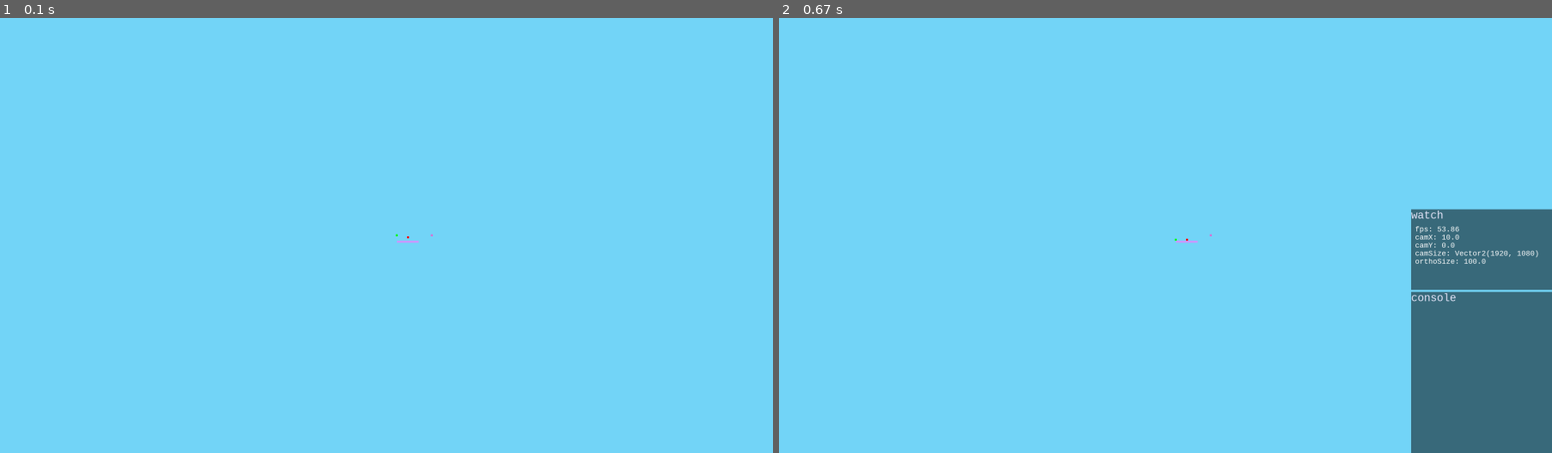
Above: before the commit, frames 1-2 (left to right).
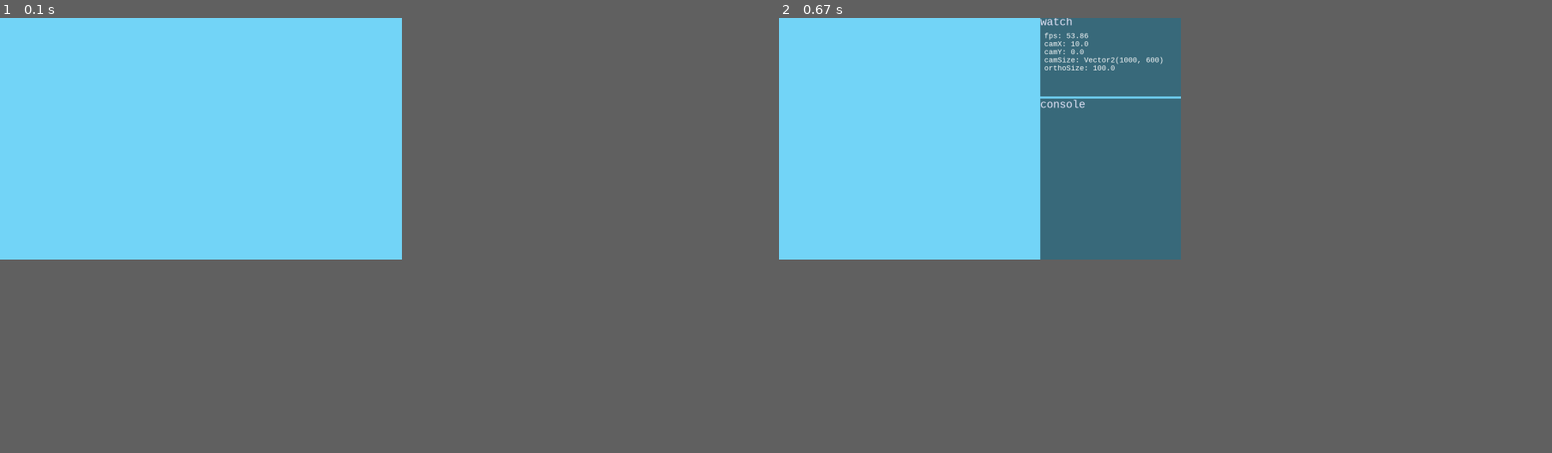
Above: after the commit, the same moments.

Repository: AchoDev/Lumina-Engine
Game: pygame game, started from test2.py
Two runs of this game, one before a commit and one after it. Both use one fixed random seed, a clock stepped at 60 frames per second and the inputs below.
Inputs:
- Up to frame 1 (0.1 s): no input
- Up to frame 2 (0.67 s): tap 0 at 0.33 s
The window is 900x506 before the commit and 468x281 after it. Grey fills any space a smaller window leaves; there, only what the larger window draws over its background counts as a difference.

The runs differ from the first frame. In frame 1, less than 0.1% of the frame differs, in the area x 51-56%, y 49-52%; in frame 2, 20%, in the area x 33-100%, y 0-100%.

Commit message:
added editor handles

Diff:
--- a/Scene.py
+++ b/Scene.py
@@ -92,7 +92,7 @@
 
         if(self.__previous_mouse_pos != None):
             current_mouse = Input.get_mouse_pos()
-            self.camera.transform.position += (current_mouse - self.__previous_mouse_pos) * (self.camera.orthographic_size / self.camera.transform.width)
+            self.camera.transform.position -= (current_mouse - self.__previous_mouse_pos) * (self.camera.orthographic_size / self.camera.transform.width)
 
         if(Input.get_mouse()[2]):
             self.__previous_mouse_pos = Input.get_mouse_pos()
--- a/cls/Camera.py
+++ b/cls/Camera.py
@@ -19,7 +19,7 @@
         pixel_per_meter = self.transform.height / (self.orthographic_size * 2)
 
         winPosX = pos.x / pixel_per_meter + self.transform.x
-        print(pos.x / pixel_per_meter, self.transform.x)
+        # print(pos.x / pixel_per_meter, self.transform.x)
 
         # winPosX = ((pos.x - self.transform.width / 2) / self.transform.width) * self.orthographic_size - self.transform.x
 
--- /dev/null
+++ b/cls/Triangle.py
@@ -0,0 +1,18 @@
+
+import pygame
+from .GameObject import GameObject
+
+class Triangle(GameObject):
+    def __init__(self, xPos=0, yPos=0, width=1, height=1, color=(0, 0, 0)):
+        super().__init__(xPos, yPos, width, height)
+        self.color = color
+        self.name = 'Triangle'
+
+    def get_points(self):
+        return [(self.transform.x, self.transform.y + self.transform.height),
+                (self.transform.x + self.transform.width, self.transform.y + self.transform.height),
+                (self.transform.x + self.transform.width / 2, self.transform.y)]
+
+    def draw(self, window):
+        super().draw(window)
+        pygame.draw.polygon(window.win, self.color, self.get_points())
--- a/cls/Window.py
+++ b/cls/Window.py
@@ -6,6 +6,7 @@
 from . import Colors
 from .Text import Text
 from .Camera import Camera
+from .Triangle import Triangle
 
 sys.path.append("..")
 
@@ -141,6 +142,24 @@
             # self.win.blit(object.get_body(), (object.x, object.y))
             self.draw_one(object, camera)
 
+    def draw_obj_handles(self, tr):
+        nav_tf = Transform.from_transform(tr)
+
+        nav_tf.width = 4
+        nav_tf.height = 100
+        nav_tf.x += tr.width / 2
+        nav_tf.y -= nav_tf.height - tr.height / 2
+
+        triangle_tr = Transform.from_transform(nav_tf)
+        triangle_tr.width = 10
+        triangle_tr.height = 10
+        triangle_tr.x -= triangle_tr.width / 2 - nav_tf.width / 2
+        triangle_tr.y -= triangle_tr.height
+
+        Triangle(triangle_tr.x, triangle_tr.y, triangle_tr.width, triangle_tr.height, Colors.red).draw(self)
+        Square(nav_tf.x, nav_tf.y, nav_tf.width, nav_tf.height, Colors.red).draw(self)
+
+
     def draw_one(self, obj, camera: Camera):
         if(obj == camera): return
 
@@ -159,8 +178,8 @@
 
         ot = Transform.from_transform(obj.transform) # ot -> original transform
 
-        obj_tf.x += self.current_camera.transform.x
-        obj_tf.y += self.current_camera.transform.y
+        obj_tf.x -= self.current_camera.transform.x
+        obj_tf.y -= self.current_camera.transform.y
 
         obj_tf.x -= obj_tf.width / 2
         obj_tf.y -= obj_tf.height / 2
@@ -168,12 +187,19 @@
         obj_tf.x *= ratio
         obj_tf.y *= ratio
 
+        print(obj_tf.x)
+
         obj_tf.width *= ratio
         obj_tf.height *= ratio
 
         obj.draw(self)
 
+        self.draw_obj_handles(obj_tf)
+
+
         obj.transform.set(ot)
+
+
 
         for child in obj.children:
             child_ot = copy.copy(child.transform)
@@ -270,7 +296,7 @@
         self.height = scale[1]
         self.canvas_size = canvas
 
-        self.win = pygame.display.set_mode(scale, pygame.RESIZABLE, 0)
+        self.win = pygame.display.set_mode(scale, pygame.RESIZABLE, 0, display=0)
         pygame.display.set_caption('Lumina-Engine window')
 
 
--- a/test2.py
+++ b/test2.py
@@ -1,6 +1,6 @@
 from __init__ import *
 
-window_dim = (1920, 1080)
+window_dim = (1000, 600)
 init(window_dim)
 
 scene = Scene("t")
@@ -9,19 +9,19 @@
 for modes in pygame.display.list_modes():
     print(modes)
 
-b = scene.add_object(Square(-5.1, 0, 1, 1, green))
-b.add_component(Rigidbody())
-b.add_component(Boxcollider())
+# b = scene.add_object(Square(-5.1, 0, 1, 1, green))
+# b.add_component(Rigidbody())
+# b.add_component(Boxcollider())
 
-b2 = scene.add_object(Square(0, 1, 1, 1, red))
-b2.add_component(Rigidbody())
-b2.add_component(Boxcollider())
+# b2 = scene.add_object(Square(0, 1, 1, 1, red))
+# b2.add_component(Rigidbody())
+# b2.add_component(Boxcollider())
 
 b3 = scene.add_object(Square(0, 3, 10, 1, violet))
 b3.add_component(Boxcollider())
 
-debug_cube = scene.add_object(Square(0, 0, 1, 1, orchid))
-debug_cube.name = 'DEBUG CUBE'
+# debug_cube = scene.add_object(Square(0, 0, 1, 1, orchid))
+# debug_cube.name = 'DEBUG CUBE'
 
 scene.camera.transform.x = 10
 
@@ -41,7 +41,7 @@
         new.add_component(Rigidbody())
         new.add_component(Boxcollider())
 
-    debug_cube.transform.set_position(mouse_pos)
+    # debug_cube.transform.set_position(mouse_pos)
 
     scene.load()
 
